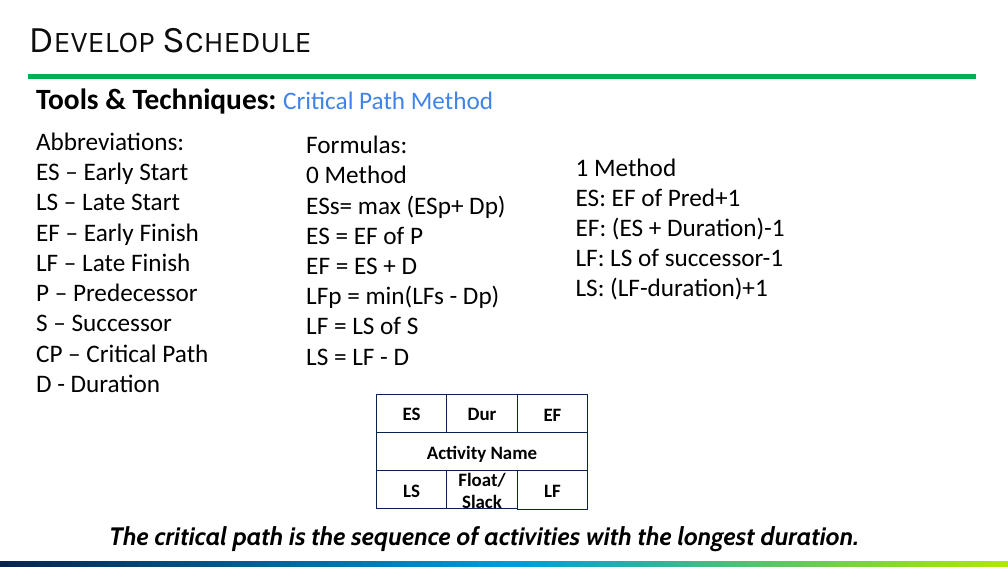
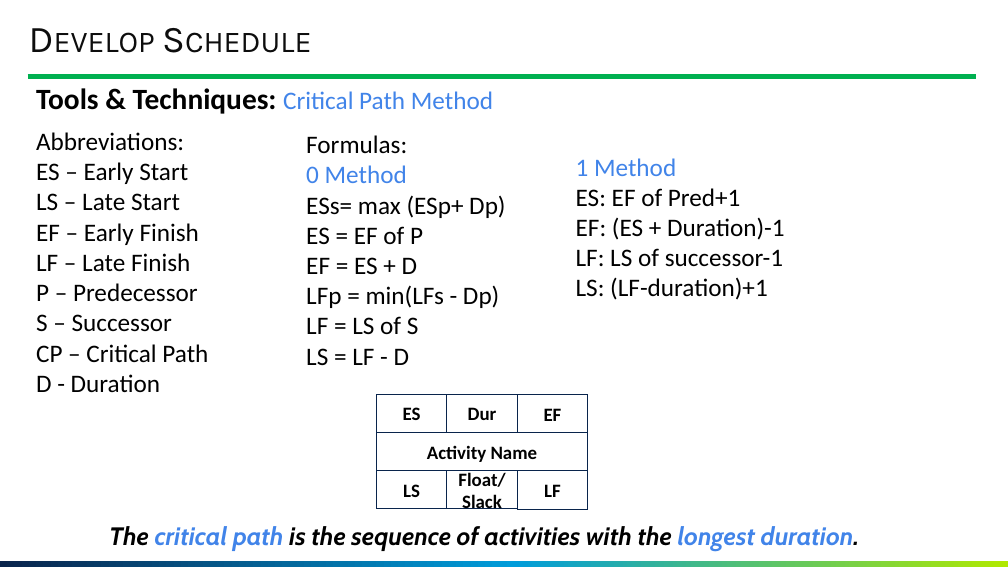
Before and after one commit to GoonerMAK/SWE_4803_Software_Project_Management, a slide deck: slide 107 of SWE 4803_Lec5_part1.pptm. Drawn at 1008x567 pixels with LibreOffice and Linux fonts; fonts in the diff are those of the drawing; background and template pictures are left out. Boxes give left, top, right and bottom in pixels: in the first picture for what was removed or moved away, otherwise in the second. Text is boxed around its words. In the diff, an @@ line names an element or a change of style, - is before the commit and + after.

```diff
--- a/SWE 4803_Lec5_part1.pptm
+++ b/SWE 4803_Lec5_part1.pptm
@@ text at (x1=306, y1=165, x2=407, y2=183): text colour #000000 to #4184E8 in "0 Method" @@
@@ text at (x1=576, y1=158, x2=676, y2=176): text colour #000000 to #4184E8 in "1 Method" @@
@@ text "The critical path is the ..." at (x1=109, y1=526, x2=860, y2=551): text colour #000000 to #4184E8 in "critical path longest duration." @@
```
Also in this commit, not shown: 6 other slides changed.
